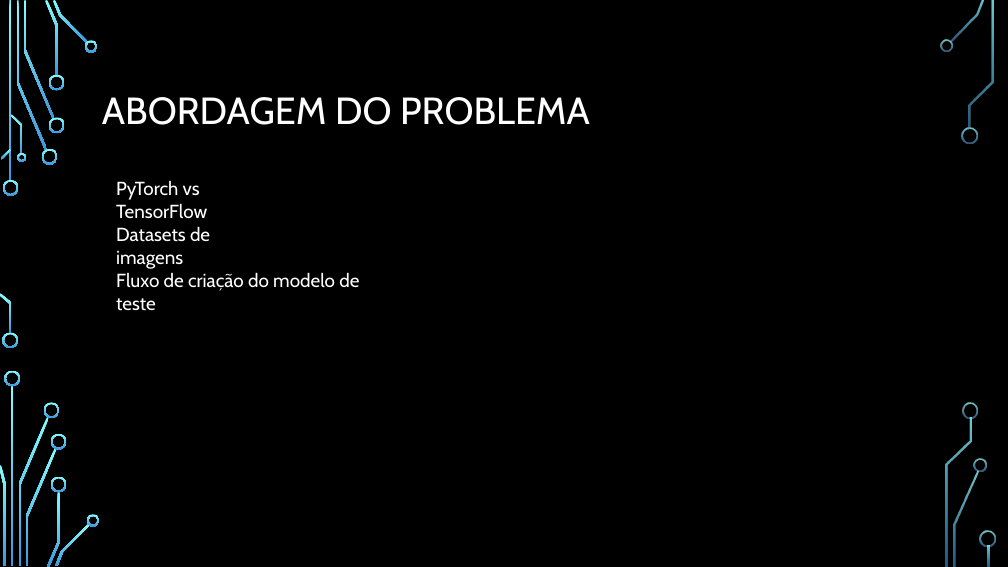
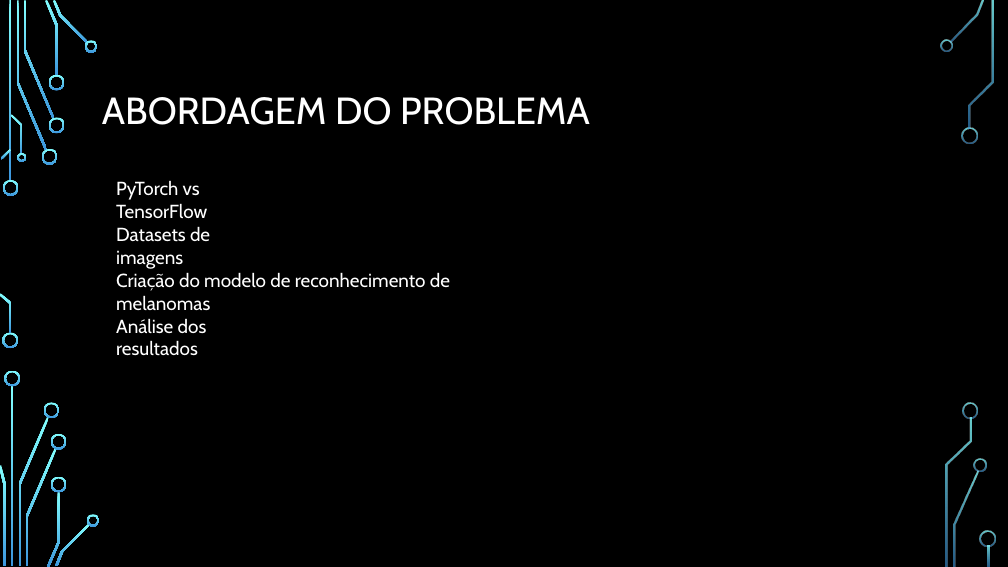
Before and after one commit to edgaralves33017/AB2023_2024v, a slide deck: slide 4 of proj1/apresentacao/apr1.pptx. Drawn at 1008x567 pixels with LibreOffice and Linux fonts; fonts in the diff are those of the drawing; background and template pictures are left out. Boxes give left, top, right and bottom in pixels: in the first picture for what was removed or moved away, otherwise in the second. Text is boxed around its words. In the diff, an @@ line names an element or a change of style, - is before the commit and + after.

```diff
--- a/proj1/apresentacao/apr1.pptx
+++ b/proj1/apresentacao/apr1.pptx
@@ text at (116, 272, 450, 310): text changed @@
-Fluxo de criação do modelo de teste
+Criação do modelo de reconhecimento de melanomas
@@ text added at (116, 318, 207, 356), 18 pt, text #FFFFFF @@
+Análise dos resultados
```
Also in this commit, not shown: 2 other slides changed, 3 slides added, 4 other files.
